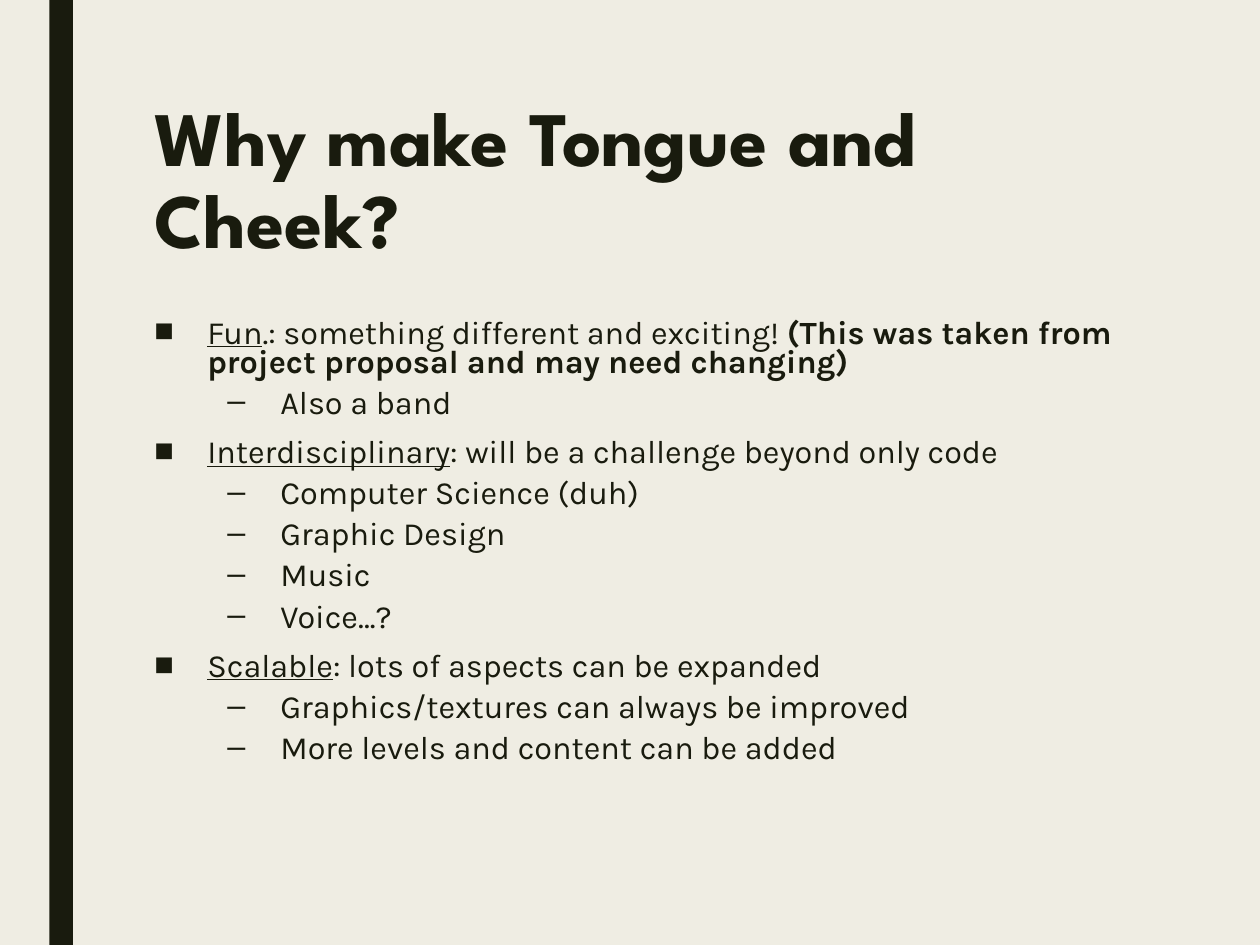
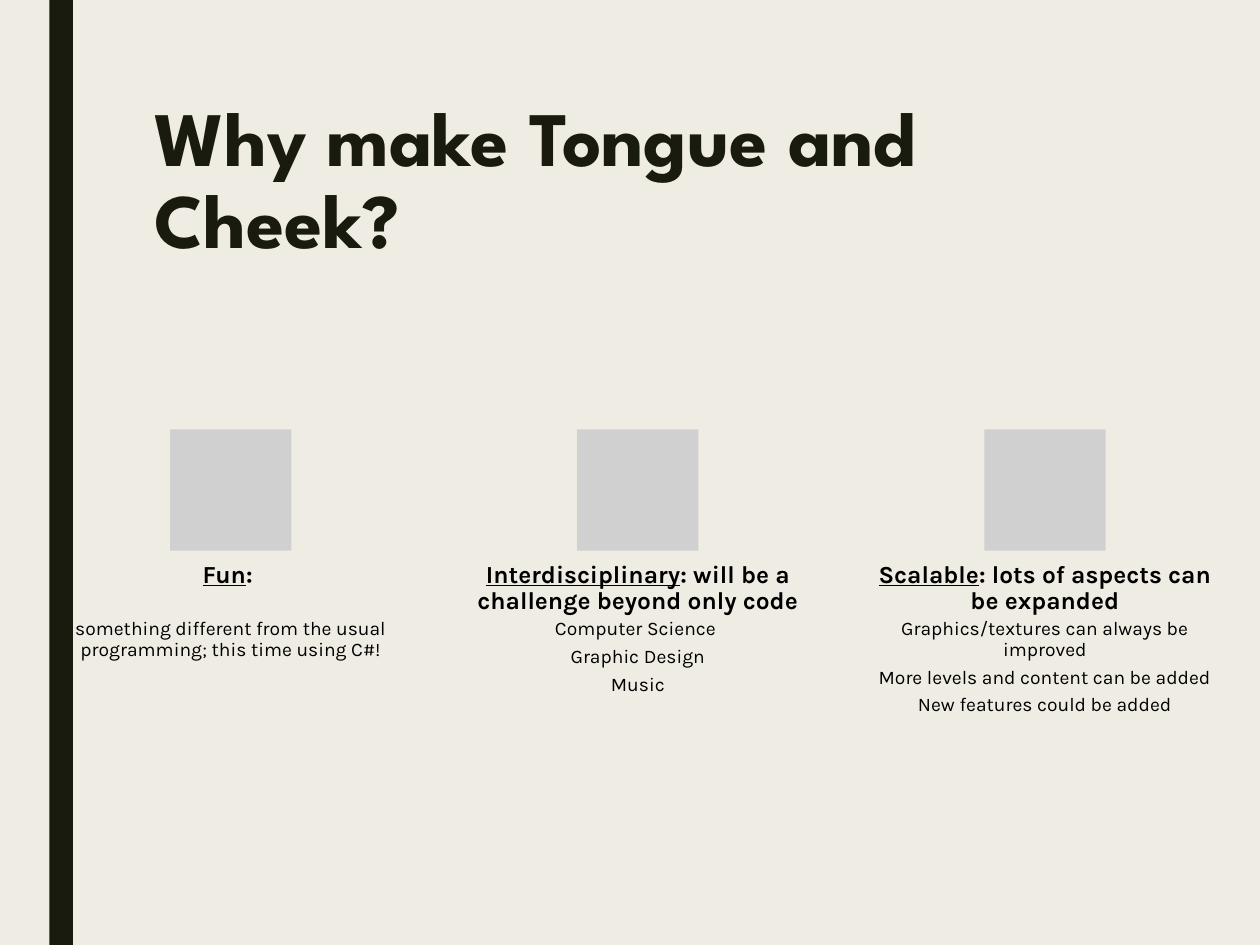
Before and after one commit to SamChami/Tongue-and-Cheek, a slide deck: slide 3 of docs/TongueAndCheek.pptx (slide 4 before the commit). Drawn at 1260x945 pixels with LibreOffice and Linux fonts; fonts in the diff are those of the drawing; grey boxes stand for pictures. Boxes give left, top, right and bottom in pixels: in the first picture for what was removed or moved away, otherwise in the second. Text is boxed around its words. In the diff, an @@ line names an element or a change of style, - is before the commit and + after.

```diff
--- a/docs/TongueAndCheek.pptx
+++ b/docs/TongueAndCheek.pptx
@@ text removed at (x1=207, y1=320, x2=1112, y2=760) @@
-■ Fun.: something different and exciting! (This was taken from project proposal and may need changing)
-  – Also a band
-■ Interdisciplinary: will be a challenge beyond only code
-  – Computer Science (duh)
-  – Graphic Design
-  – Music
-  – Voice…?
-■ Scalable: lots of aspects can be expanded
-  – Graphics/textures can always be improved
-  – More levels and content can be added
@@ group added at (x1=75, y1=430, x2=1211, y2=712): 6 texts, 3 pictures @@
+Fun:
+something different from the usual programming; this time using C#!
+Interdisciplinary: will be a challenge beyond only code
+Computer Science
+Graphic Design
+Music
+Scalable: lots of aspects can be expanded
+Graphics/textures can always be improved
+More levels and content can be added
+New features could be added
```
Also in this commit, not shown: 7 other slides changed, 1 slide added, 1 slide removed.
